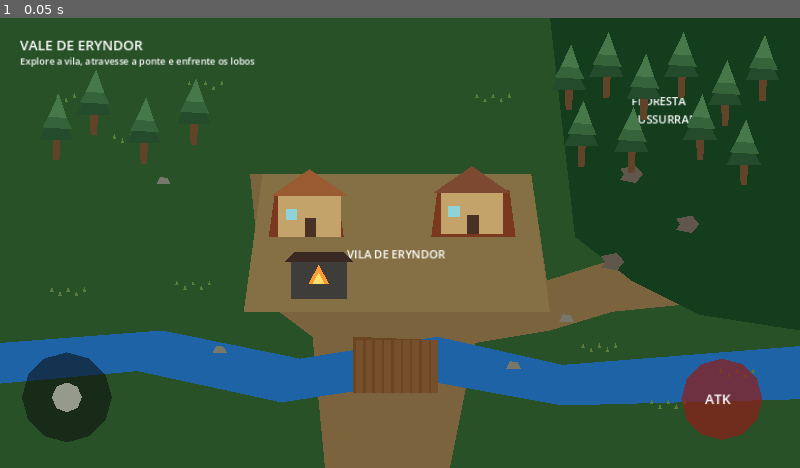
Above: before the commit, frame 1.
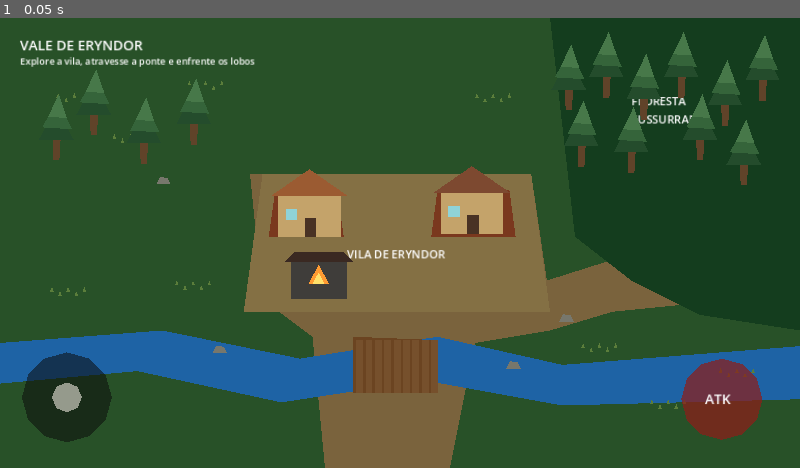
Above: after the commit, the same moment.

Repository: Surgaj/Aervalon
Game: Godot game, scene res://scenes/world/eryndor.tscn
Two runs of this game, one before a commit and one after it. Both use one fixed random seed, a clock stepped at 60 frames per second and the inputs below.
Inputs:
- Up to frame 1 (0.05 s): no input

The runs differ from the first frame. In frame 1, 0.2% of the frame differs, in the area x 75-88%, y 32-56%.

Commit message:
art: replace wolf placeholder with illustrated wolf

Diff:
--- a/scenes/actors/wolf.tscn
+++ b/scenes/actors/wolf.tscn
@@ -1,17 +1,28 @@
 [gd_scene load_steps=3 format=3]
-
 [ext_resource path="res://scripts/enemy.gd" type="Script" id="1"]
 [sub_resource type="CircleShape2D" id="Shape"]
 radius = 14.0
-
 [node name="Wolf" type="CharacterBody2D"]
 collision_layer = 4
 collision_mask = 1
 script = ExtResource("1")
-
+[node name="Shadow" type="Polygon2D" parent="."]
+polygon = PackedVector2Array(-20,10,18,10,12,17,-14,17)
+color = Color(0,0,0,0.25)
 [node name="Body" type="Polygon2D" parent="."]
-polygon = PackedVector2Array(-18,-9, 7,-14, 19,0, 7,14, -18,9, -12,0)
-color = Color(0.38,0.34,0.3,1)
-
+polygon = PackedVector2Array(-20,-7,-7,-14,10,-12,21,-3,16,10,-5,13,-20,7)
+color = Color("#6b625b")
+[node name="Head" type="Polygon2D" parent="."]
+polygon = PackedVector2Array(7,-14,15,-23,18,-12,27,-8,25,4,14,8,6,0)
+color = Color("#7c736a")
+[node name="Ear" type="Polygon2D" parent="."]
+polygon = PackedVector2Array(12,-18,16,-30,21,-17)
+color = Color("#514b47")
+[node name="Tail" type="Polygon2D" parent="."]
+polygon = PackedVector2Array(-17,-6,-31,-18,-35,-13,-24,2)
+color = Color("#514b47")
+[node name="Eye" type="Polygon2D" parent="."]
+polygon = PackedVector2Array(20,-7,23,-6,21,-4)
+color = Color("#e8b84a")
 [node name="CollisionShape2D" type="CollisionShape2D" parent="."]
 shape = SubResource("Shape")
